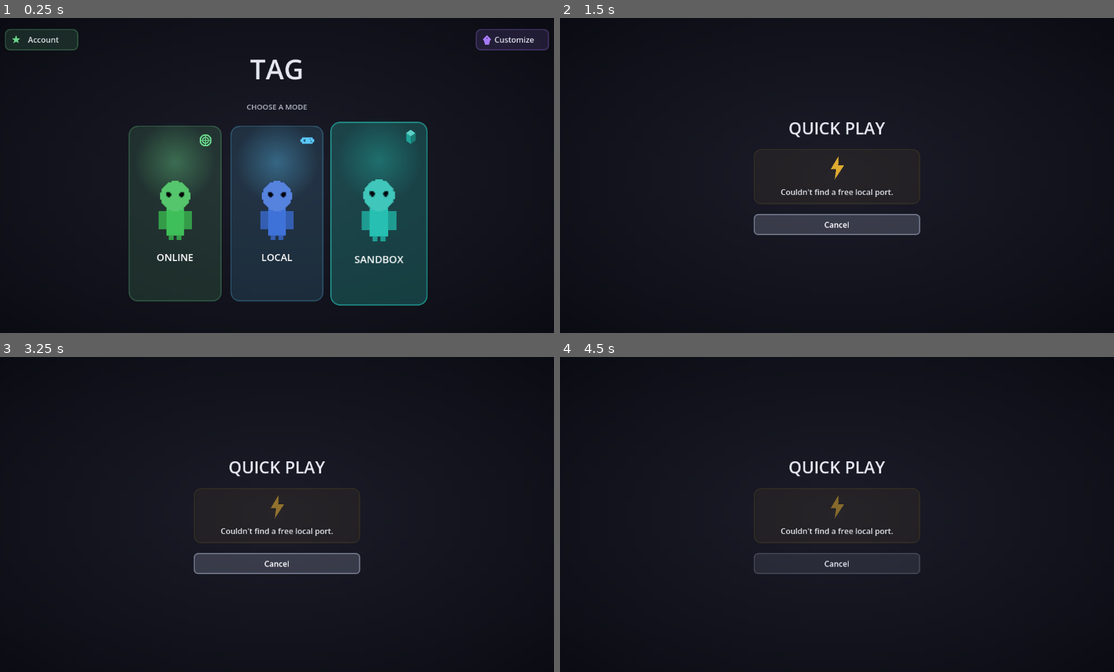
Above: before the commit, frames 1-4 (two rows, left to right).
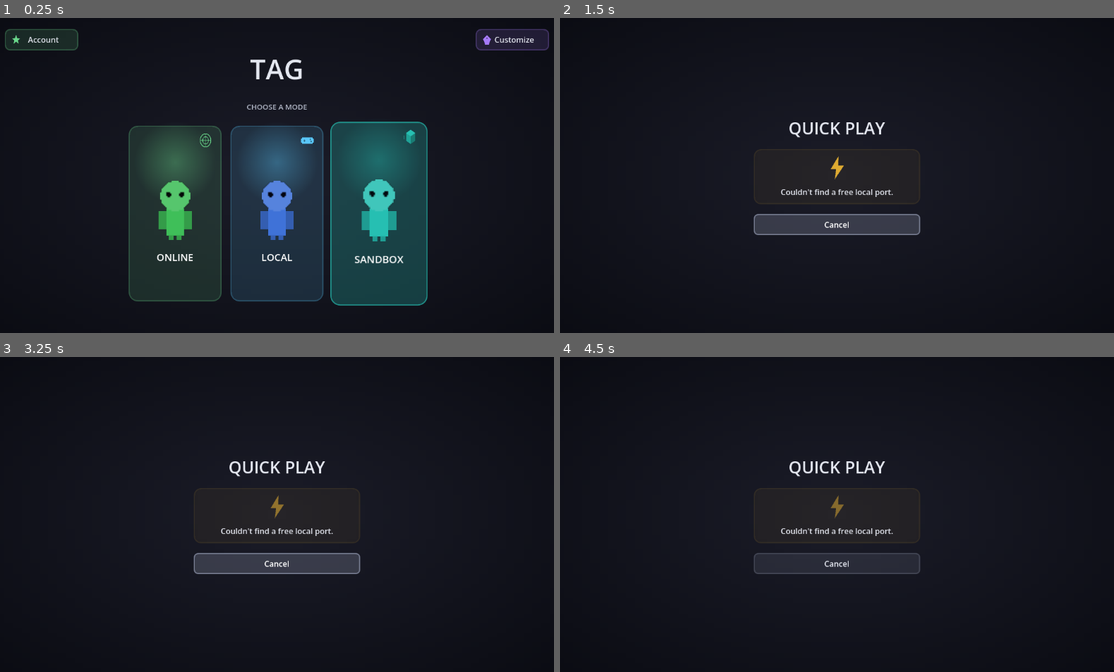
Above: after the commit, the same moments.

Repository: SumDumIdiut/tag
Game: Godot game, scene res://main/bootstrap.tscn
Same seed, same stepped clock (60 frames per second), same inputs: the game is played once before the commit and once after it.
Inputs (mouse positions are in pixels of both pictures, inside the frame that each line leads up to):
- Up to frame 1 (0.25 s): no input
- Up to frame 2 (1.5 s): click (737, 213) at 0.52 s; click "Quick Play" at 1.25 s
- Up to frame 3 (3.25 s): click "Cancel" at 2 s; click "Quick Play" at 2.75 s
- Up to frame 4 (4.5 s): tap Enter at 3.5 s; move the mouse to (958, 498) at 3.52 s; hold D (move_right) 3.53-4.25 s; hold K (climb) 3.53-4.25 s; click (958, 498) at 3.67 s; tap Space (jump) at 3.77, 4.25 s; drag from (726, 530) to (809, 577) at 4.27 s

The runs differ from the first frame. In frame 1, less than 0.1% of the frame differs, in the area x 2-89%, y 5-42%; in frame 2, less than 0.1%; in frame 3, less than 0.1%; in frame 4, less than 0.1%.

Commit message:
Make the main menu's mode icons paintable (Phase 3 of 11)
Mode bar badges (globe/controller/box/bolt/star/tag) were 100%
procedural CanvasItem drawing, no image asset at all. build_icon_atlas.gd
bakes them (rendered via an offscreen SubViewport, since unlike
build_tileset.gd this needs real captured pixels from a _draw()-based
Control) into a paintable atlas in white/grayscale, since each mode bar
re-tints the same icon shape with its own accent color. ModeIcon tries
loading that atlas first and falls back to the original procedural
drawing if it's missing, so this ships safely either way. The Art Tool
gets a 5th "Icons" page, built the same way Tiles/Paint already are.

Found and fixed two real rendering bugs building this: draw_texture_
rect_region() reliably rendered as a solid block instead of the sliced
region for any non-root Control (switched to a child TextureRect +
AtlasTexture instead, cause of the original bug not pinned down), and
that TextureRect's own native-texture-size minimum-size contribution
was inflating badges well past their intended small size (fixed via
expand_mode = EXPAND_IGNORE_SIZE).

Diff:
--- a/game/tools/art_tool.gd
+++ b/game/tools/art_tool.gd
@@ -1,25 +1,32 @@
 extends Control
 
 # Standalone paint tool, exported as its own executable (TagArtTool.exe, see
-# export_presets.cfg's "Art Tool" preset). Four pages, switched at the top
+# export_presets.cfg's "Art Tool" preset). Five pages, switched at the top
 # like a dedicated app rather than one cramped screen: PAINT (create/edit
 # any number of independent custom skins and hats -- no pre-made defaults,
 # every one starts as a blank canvas), PREVIEW (a single large render of
 # any skin/hat combination, picked from real dropdowns), LEVEL (paint a
-# tile-based map and publish it live -- see game/levels/level_data.gd), and
-# TILES (paint the actual texture of the game's 3 built-in tile types --
-# boundary/pillar/platform -- which the Level page's TileCanvas currently
-# only ever renders as flat placeholder colors; see _build_tiles_page).
+# tile-based map and publish it live -- see game/levels/level_data.gd),
+# TILES (paint the actual texture of the game's built-in tile types --
+# boundary/pillar/platform, each with 3 art variants -- which the Level
+# page's TileCanvas currently only ever renders as flat placeholder colors;
+# see _build_tiles_page), and ICONS (paint the main menu's mode-bar badge
+# icons -- originally 100% procedural CanvasItem drawing with no image
+# asset at all; see _build_icons_page and ui/mode_icon.gd's atlas-with-
+# procedural-fallback loading).
 #
 # Custom skins/hats are unrelated to the game's built-in 8 colors -- they're
 # painted in real color directly, the same way the game's own in-shop
-# drawing tool works, not tinted from a shared template.
+# drawing tool works, not tinted from a shared template. Icons are the one
+# exception: they're baked/painted in white/grayscale and re-tinted per
+# usage at runtime (each mode bar has its own accent color), so painting
+# them in a specific hue would look wrong once multiplied by that tint.
 #
-# PAINT and TILES both drive their canvas through the same shared toolbar
-# builder (_build_shared_toolbar) and the same _current_canvas/_apply_tool_
-# state() mechanism the rest of this file already used for the Paint page,
-# so every tool (shapes, selection, mirror, transforms, palette, ...) works
-# identically in both places without duplicated logic.
+# PAINT, TILES, and ICONS all drive their canvas through the same shared
+# toolbar builder (_build_shared_toolbar) and the same _current_canvas/
+# _apply_tool_state() mechanism the rest of this file already used for the
+# Paint page, so every tool (shapes, selection, mirror, transforms,
+# palette, ...) works identically in all three without duplicated logic.
 
 const UIStyle := preload("res://ui/ui_style.gd")
 const CharacterPreviewScene := preload("res://ui/character_preview.gd")
@@ -69,6 +76,23 @@
      image -- the tile size and tile order must stay exactly as they are
      here, or the regions will point at the wrong pixels).
   3. Commit both changed files.
+"""
+
+const ICON_INSTRUCTIONS_TEXT := """tag_icons.png is a horizontal strip, one 64x64 icon per slot, 6 slots in
+this exact order: Globe, Controller, Box, Bolt, Star, Tag -- the same
+layout tools/build_icon_atlas.gd generates and game/ui/mode_icon.gd reads
+from.
+
+These icons are re-tinted per usage at runtime (each mode bar applies its
+own accent color), so they should stay white/grayscale -- a specific hue
+here will look wrong once multiplied by a bar's own color.
+
+To make this the game's real menu icon set:
+
+  1. Copy this file to game/assets/icons/tag_icons.png, overwriting the
+     existing one.
+  2. Commit the changed file -- no rebuild step needed beyond that,
+     mode_icon.gd loads it directly at runtime.
 """
 
 @onready var paint_tab_button: Button = $VBox/PageTabRow/PaintTabButton
@@ -181,6 +205,24 @@
 var _level_selected_type := 0
 var _level_selected_variant := 2
 
+# ─── Icons page (paint the main menu's procedural mode-bar badge icons) ─────
+const ICON_TEXTURE_SIZE := 64 # must match tools/build_icon_atlas.gd's ICON_SIZE
+const ICON_ATLAS_PATH := "res://assets/icons/tag_icons.png"
+# Same order build_icon_atlas.gd bakes in and ui/mode_icon.gd's
+# ATLAS_ICON_ORDER reads by index.
+const ICON_TYPE_NAMES := ["Globe", "Controller", "Box", "Bolt", "Star", "Tag"]
+const ICON_TEXTURE_ZOOM := 6 # already 64x64 -- a much smaller per-pixel zoom
+# than tiles/skins need to stay comfortably on-screen.
+
+var icons_tab_button: Button
+var icons_page: HBoxContainer
+var icons_toolbar: Container
+var icons_canvas_holder: CenterContainer
+var icons_color_picker: ColorPicker
+var _icon_images: Array[Image] = [] # index-matched to ICON_TYPE_NAMES
+var _current_icon_index := -1
+var _icon_select_buttons: Array[Button] = []
+
 func _ready() -> void:
 	get_window().size = Vector2i(1300, 860)
 	get_window().title = "Tag Art Tool"
@@ -190,6 +232,7 @@
 	_build_shared_toolbar(toolbar)
 	_build_level_page()
 	_build_tiles_page()
+	_build_icons_page()
 	_active_color_picker = color_picker
 	color_picker.color_changed.connect(_on_color_picked_from_wheel)
 	export_button.pressed.connect(_on_export_pressed)
@@ -224,20 +267,29 @@
 	tiles_tab_button.text = "Tiles"
 	tab_row.add_child(tiles_tab_button)
 
+	icons_tab_button = Button.new()
+	icons_tab_button.custom_minimum_size = Vector2(140, 38)
+	icons_tab_button.toggle_mode = true
+	icons_tab_button.text = "Icons"
+	tab_row.add_child(icons_tab_button)
+
 	var tab_group := ButtonGroup.new()
 	paint_tab_button.button_group = tab_group
 	preview_tab_button.button_group = tab_group
 	level_tab_button.button_group = tab_group
 	tiles_tab_button.button_group = tab_group
+	icons_tab_button.button_group = tab_group
 	UIStyle.style_button(paint_tab_button, UIStyle.COLOR_SHOP, 10)
 	UIStyle.style_button(preview_tab_button, UIStyle.COLOR_ONLINE, 10)
 	UIStyle.style_button(level_tab_button, UIStyle.COLOR_SANDBOX, 10)
 	UIStyle.style_button(tiles_tab_button, UIStyle.COLOR_RANKED, 10)
+	UIStyle.style_button(icons_tab_button, UIStyle.COLOR_LOCAL, 10)
 	paint_tab_button.pressed.connect(func():
 		paint_page.visible = true
 		preview_page.visible = false
 		level_page.visible = false
 		tiles_page.visible = false
+		icons_page.visible = false
 		export_button.visible = true
 		_active_color_picker = color_picker
 		_apply_tool_state()
@@ -247,6 +299,7 @@
 		preview_page.visible = true
 		level_page.visible = false
 		tiles_page.visible = false
+		icons_page.visible = false
 		export_button.visible = true
 		_refresh_preview_selectors()
 		_refresh_big_preview()
@@ -256,6 +309,7 @@
 		preview_page.visible = false
 		level_page.visible = true
 		tiles_page.visible = false
+		icons_page.visible = false
 		export_button.visible = false
 	)
 	tiles_tab_button.pressed.connect(func():
@@ -263,8 +317,19 @@
 		preview_page.visible = false
 		level_page.visible = false
 		tiles_page.visible = true
+		icons_page.visible = false
 		export_button.visible = true
 		_active_color_picker = tiles_color_picker
+		_apply_tool_state()
+	)
+	icons_tab_button.pressed.connect(func():
+		paint_page.visible = false
+		preview_page.visible = false
+		level_page.visible = false
+		tiles_page.visible = false
+		icons_page.visible = true
+		export_button.visible = true
+		_active_color_picker = icons_color_picker
 		_apply_tool_state()
 	)
 
@@ -992,6 +1057,126 @@
 	_current_canvas = canvas
 	_apply_tool_state()
 
+## Builds the Icons page entirely in code, mirroring _build_tiles_page()
+## exactly: a left-hand list of the 6 procedural mode-bar icon types, a
+## canvas panel driven by the same _build_shared_toolbar/_current_canvas
+## machinery, and its own ColorPicker. Unlike Tiles/skins, icons are baked
+## and painted in white/grayscale (see the file header comment) since
+## they're re-tinted per usage at runtime -- the right-panel help text below
+## says so directly, since painting a specific hue here would silently look
+## wrong in-game rather than erroring anywhere obvious.
+func _build_icons_page() -> void:
+	var vbox: VBoxContainer = paint_page.get_parent()
+	icons_page = HBoxContainer.new()
+	icons_page.size_flags_vertical = Control.SIZE_EXPAND_FILL
+	icons_page.add_theme_constant_override("separation", 12)
+	icons_page.visible = false
+	vbox.add_child(icons_page)
+	vbox.move_child(icons_page, tiles_page.get_index() + 1)
+
+	var select_panel := PanelContainer.new()
+	select_panel.custom_minimum_size = Vector2(180, 0)
+	select_panel.add_theme_stylebox_override("panel", UIStyle.panel_box())
+	icons_page.add_child(select_panel)
+	var select_box := VBoxContainer.new()
+	select_box.add_theme_constant_override("separation", 6)
+	select_panel.add_child(select_box)
+	select_box.add_child(_section_label("MENU ICONS"))
+
+	var icon_group := ButtonGroup.new()
+	_icon_select_buttons.clear()
+	for i in ICON_TYPE_NAMES.size():
+		var btn := Button.new()
+		btn.text = ICON_TYPE_NAMES[i]
+		btn.toggle_mode = true
+		btn.button_group = icon_group
+		btn.custom_minimum_size = Vector2(0, 40)
+		UIStyle.style_button(btn, UIStyle.COLOR_LOCAL, 10)
+		btn.pressed.connect(_show_icon.bind(i))
+		select_box.add_child(btn)
+		_icon_select_buttons.append(btn)
+
+	var canvas_panel := PanelContainer.new()
+	canvas_panel.size_flags_horizontal = Control.SIZE_EXPAND_FILL
+	canvas_panel.size_flags_vertical = Control.SIZE_EXPAND_FILL
+	canvas_panel.add_theme_stylebox_override("panel", UIStyle.panel_box())
+	icons_page.add_child(canvas_panel)
+	var canvas_box := VBoxContainer.new()
+	canvas_panel.add_child(canvas_box)
+
+	icons_toolbar = HBoxContainer.new()
+	canvas_box.add_child(icons_toolbar)
+	_build_shared_toolbar(icons_toolbar)
+
+	var scroll := ScrollContainer.new()
+	scroll.size_flags_vertical = Control.SIZE_EXPAND_FILL
+	canvas_box.add_child(scroll)
+	icons_canvas_holder = CenterContainer.new()
+	icons_canvas_holder.size_flags_horizontal = Control.SIZE_EXPAND_FILL
+	icons_canvas_holder.size_flags_vertical = Control.SIZE_EXPAND_FILL
+	scroll.add_child(icons_canvas_holder)
+
+	var right_panel := PanelContainer.new()
+	right_panel.custom_minimum_size = Vector2(220, 0)
+	right_panel.add_theme_stylebox_override("panel", UIStyle.panel_box())
+	icons_page.add_child(right_panel)
+	var right_box := VBoxContainer.new()
+	right_box.add_theme_constant_override("separation", 8)
+	right_panel.add_child(right_box)
+	right_box.add_child(_section_label("COLOR"))
+	icons_color_picker = ColorPicker.new()
+	right_box.add_child(icons_color_picker)
+	icons_color_picker.color_changed.connect(func(color: Color):
+		if _current_canvas:
+			_current_canvas.paint_color = color
+	)
+	var icons_help := Label.new()
+	icons_help.text = "Icons are re-tinted per usage in-game -- each mode bar applies its own accent color on top of whatever's painted here. Stick to white/grayscale (like the built-in defaults) so that re-tinting still reads correctly; a specific hue here will look wrong once multiplied by a bar's own color."
+	icons_help.autowrap_mode = TextServer.AUTOWRAP_WORD
+	icons_help.add_theme_font_size_override("font_size", 12)
+	icons_help.add_theme_color_override("font_color", Color(0.7, 0.72, 0.78))
+	right_box.add_child(icons_help)
+
+	_load_icon_images()
+	_show_icon(0)
+	_icon_select_buttons[0].button_pressed = true
+
+## Loads the atlas already baked into the build (tools/build_icon_atlas.gd)
+## and slices it into one Image per icon type, so the Icons page always
+## opens with the real built-in icon shapes instead of a blank transparent
+## square. Falls back to a blank (fully transparent) square per slot if the
+## atlas can't be loaded -- unlike tiles, there's no meaningful flat-color
+## placeholder for an icon shape, so blank is the honest fallback here.
+func _load_icon_images() -> void:
+	_icon_images.clear()
+	var atlas: Image = null
+	var atlas_tex: Texture2D = load(ICON_ATLAS_PATH)
+	if atlas_tex:
+		atlas = atlas_tex.get_image()
+	for i in ICON_TYPE_NAMES.size():
+		var icon_img: Image
+		if atlas and not atlas.is_empty() and (i + 1) * ICON_TEXTURE_SIZE <= atlas.get_width():
+			icon_img = atlas.get_region(Rect2i(i * ICON_TEXTURE_SIZE, 0, ICON_TEXTURE_SIZE, ICON_TEXTURE_SIZE))
+			icon_img.convert(Image.FORMAT_RGBA8)
+		else:
+			icon_img = Image.create(ICON_TEXTURE_SIZE, ICON_TEXTURE_SIZE, false, Image.FORMAT_RGBA8)
+			icon_img.fill(Color(0, 0, 0, 0))
+		_icon_images.append(icon_img)
+
+func _show_icon(index: int) -> void:
+	_current_icon_index = index
+	for i in _icon_select_buttons.size():
+		_icon_select_buttons[i].button_pressed = (i == index)
+	for child in icons_canvas_holder.get_children():
+		icons_canvas_holder.remove_child(child)
+		child.queue_free()
+	var canvas = PixelCanvasScene.new(_icon_images[index], ICON_TEXTURE_ZOOM)
+	icons_canvas_holder.add_child(canvas)
+	canvas.painted.connect(_on_painted)
+	canvas.color_picked.connect(_on_eyedropper_picked)
+	_current_canvas = canvas
+	_apply_tool_state()
+
 func _on_color_picked_from_wheel(color: Color) -> void:
 	if _current_canvas:
 		_current_canvas.paint_color = color
@@ -1115,6 +1300,18 @@
 		if f3:
 			f3.store_string(TILE_INSTRUCTIONS_TEXT)
 		status_parts.append(tiles_out_dir)
+
+	if not _icon_images.is_empty():
+		var icons_out_dir := base_dir.path_join("edited_icons")
+		DirAccess.make_dir_recursive_absolute(icons_out_dir)
+		var atlas := Image.create(ICON_TEXTURE_SIZE * _icon_images.size(), ICON_TEXTURE_SIZE, false, Image.FORMAT_RGBA8)
+		for i in _icon_images.size():
+			atlas.blit_rect(_icon_images[i], Rect2i(Vector2i.ZERO, Vector2i(ICON_TEXTURE_SIZE, ICON_TEXTURE_SIZE)), Vector2i(i * ICON_TEXTURE_SIZE, 0))
+		atlas.save_png(icons_out_dir.path_join("tag_icons.png"))
+		var f4 := FileAccess.open(icons_out_dir.path_join("HOW_TO_SUBMIT.txt"), FileAccess.WRITE)
+		if f4:
+			f4.store_string(ICON_INSTRUCTIONS_TEXT)
+		status_parts.append(icons_out_dir)
 
 	if status_parts.is_empty():
 		status_label.text = "Nothing to export yet -- create a skin or hat first."
--- /dev/null
+++ b/game/tools/build_icon_atlas.gd
@@ -0,0 +1,74 @@
+extends Node
+
+# One-off tool: bakes the 6 procedural ModeIcon shapes (ui/mode_icon.gd) into
+# a paintable atlas image, the same "generate a placeholder, let the artist
+# paint over it" pattern build_tileset.gd already established for tiles. Run
+# via:
+#   godot --path . res://tools/build_icon_atlas.tscn
+# Unlike build_tileset.gd (pure Image pixel-buffer manipulation, no
+# rendering involved), this one needs an actual rendered frame of a
+# _draw()-based Control -- run windowed, NOT --headless, since headless mode
+# has no real rendering backend to capture from.
+#
+# Baked in solid white on transparent, not each usage's real accent color --
+# ModeIcon re-tints the loaded texture per call site via draw_texture_rect's
+# modulate argument, exactly preserving today's "same icon shape, different
+# color per mode bar" behavior once the atlas exists (see mode_icon.gd).
+# Re-running regenerates the atlas from scratch; safe/idempotent.
+
+const ModeIconScene := preload("res://ui/mode_icon.gd")
+const ICON_SIZE := 64
+# Order matters -- this is the atlas-index contract mode_icon.gd reads by
+# position, mirroring build_tileset.gd's TILES-array-order contract.
+const ICON_TYPES := ["globe", "controller", "box", "bolt", "star", "tag"]
+const OUT_ATLAS := "res://assets/icons/tag_icons.png"
+
+func _ready() -> void:
+	DirAccess.make_dir_recursive_absolute(ProjectSettings.globalize_path("res://assets/icons"))
+
+	var atlas := Image.create(ICON_SIZE * ICON_TYPES.size(), ICON_SIZE, false, Image.FORMAT_RGBA8)
+	for i in ICON_TYPES.size():
+		var img := await _render_icon(ICON_TYPES[i])
+		atlas.blit_rect(img, Rect2i(Vector2i.ZERO, Vector2i(ICON_SIZE, ICON_SIZE)), Vector2i(i * ICON_SIZE, 0))
+
+	atlas.save_png(OUT_ATLAS)
+	print("wrote atlas: ", OUT_ATLAS)
+	print("BUILD_ICON_ATLAS_DONE")
+	get_tree().quit()
+
+## Renders one ModeIcon (in white, so the atlas stays a neutral, re-tintable
+## template) into an offscreen SubViewport and captures the result as a
+## plain Image -- the only way to get real pixels out of a _draw()-based
+## Control, since its icon shapes only exist as immediate-mode draw calls,
+## never as data Image.create()/fill_rect() could produce directly.
+func _render_icon(icon_type: String) -> Image:
+	var viewport := SubViewport.new()
+	viewport.size = Vector2i(ICON_SIZE, ICON_SIZE)
+	viewport.transparent_bg = true
+	viewport.render_target_update_mode = SubViewport.UPDATE_ALWAYS
+	add_child(viewport)
+	# Let the viewport itself settle into the tree (own World2D, own render
+	# target allocated) before anything is drawn into it -- adding a child
+	# that immediately queues a _draw() the same frame the viewport itself
+	# was only just added is what produced the truncated/near-empty icons
+	# seen on the first attempt (only "box", the icon with by far the
+	# largest fill area, survived that race well enough to be recognizable).
+	await get_tree().process_frame
+
+	var icon := ModeIconScene.new()
+	icon.icon_type = icon_type
+	icon.icon_color = Color.WHITE
+	viewport.add_child(icon)
+	icon.custom_minimum_size = Vector2(ICON_SIZE, ICON_SIZE)
+	icon.size = Vector2(ICON_SIZE, ICON_SIZE)
+	icon.queue_redraw()
+
+	# Several real frames of headroom -- one coroutine driving 6 sequential
+	# viewport renders back-to-back is worth being generous here rather than
+	# chasing the exact minimum, since this only ever runs as a one-off
+	# authoring tool, never at actual game runtime.
+	for i in 8:
+		await get_tree().process_frame
+	var img := viewport.get_texture().get_image()
+	viewport.queue_free()
+	return img
--- /dev/null
+++ b/game/tools/build_icon_atlas.tscn
@@ -0,0 +1,6 @@
+[gd_scene load_steps=2 format=3]
+
+[ext_resource type="Script" path="res://tools/build_icon_atlas.gd" id="1"]
+
+[node name="BuildIconAtlas" type="Node"]
+script = ExtResource("1")
--- a/game/ui/mode_icon.gd
+++ b/game/ui/mode_icon.gd
@@ -1,17 +1,98 @@
 extends Control
 class_name ModeIcon
 
-# Small procedural vector icons for the main menu's mode bars -- no image
-# assets in the project for this, so each icon is drawn directly with
-# CanvasItem primitives, sized to whatever this control's rect is.
+# Small icons for the main menu's mode bars. Originally 100% procedural
+# (drawn every _draw() call via CanvasItem primitives, no image assets in
+# the project for this at all); now tries a paintable atlas first
+# (game/assets/icons/tag_icons.png, baked by tools/build_icon_atlas.gd,
+# editable via the Art Tool's Icons page) and falls back to the original
+# procedural drawing if the atlas or this specific icon_type is missing --
+# same "never hard-fail on missing custom content" rule the rest of the
+# project already follows (DESIGN_SPEC.md), so this is safe to ship even
+# before anyone paints anything, and stays safe if the atlas is ever
+# deleted/corrupted.
+#
+# The atlas path renders via a child TextureRect + AtlasTexture rather than
+# a manual draw_texture_rect_region() call in _draw() -- a first attempt
+# using the latter reliably rendered as a solid modulate-colored block
+# instead of the sliced region for any non-root Control (reproduced in
+# isolation, cause not pinned down: identical parameters drawn directly
+# from a scene root's own _draw() worked correctly). TextureRect sidesteps
+# it entirely and is the more idiomatic tool for "display a texture region"
+# anyway -- anchored to fill this control, so it never needs to know this
+# control's final size up front the way the immediate-mode draw call did.
+#
+# The atlas is baked in solid white so one shared image still serves every
+# usage's own icon_color -- the TextureRect's own modulate retints the
+# loaded shape per instance, the same way the procedural version below
+# already varies its drawn color per instance.
 @export var icon_type: String = "bolt"
-@export var icon_color: Color = Color.WHITE
+@export var icon_color: Color = Color.WHITE:
+	set(value):
+		icon_color = value
+		if _atlas_rect:
+			_atlas_rect.modulate = value
+		queue_redraw()
 @export var line_width: float = 3.0
+
+const ATLAS_PATH := "res://assets/icons/tag_icons.png"
+const ATLAS_ICON_SIZE := 64
+# Same order build_icon_atlas.gd bakes in -- index here is the atlas-x slot
+# for that icon_type, mirroring the tile/tileset index-order contract
+# build_tileset.gd/tile_canvas.gd already use.
+const ATLAS_ICON_ORDER := ["globe", "controller", "box", "bolt", "star", "tag"]
+
+var _atlas_rect: TextureRect = null
 
 func _ready() -> void:
 	mouse_filter = Control.MOUSE_FILTER_IGNORE
+	_try_setup_atlas()
+	# Explicit, imperative sizing instead of relying on anchors: this runs in
+	# _ready(), which fires before a freshly-added leaf Control's size has
+	# necessarily settled to its final custom_minimum_size-driven value (the
+	# procedural _draw() path never had this problem since it only ever
+	# reads `size` later, at an actual redraw). resized re-syncs on every
+	# future layout change too, so this stays correct regardless of when the
+	# caller sets custom_minimum_size relative to when this node is added.
+	resized.connect(_sync_atlas_rect_size)
+	_sync_atlas_rect_size()
+
+func _sync_atlas_rect_size() -> void:
+	if _atlas_rect:
+		_atlas_rect.position = Vector2.ZERO
+		_atlas_rect.size = size
+
+## Adds a child TextureRect sliced to this icon_type's atlas region if the
+## atlas file and that icon_type are both available; leaves _atlas_rect null
+## (so _draw()'s procedural fallback runs instead) otherwise.
+func _try_setup_atlas() -> void:
+	var idx := ATLAS_ICON_ORDER.find(icon_type)
+	if idx < 0 or not ResourceLoader.exists(ATLAS_PATH):
+		return
+	var tex: Texture2D = load(ATLAS_PATH)
+	if not tex:
+		return
+	var atlas_tex := AtlasTexture.new()
+	atlas_tex.atlas = tex
+	atlas_tex.region = Rect2(idx * ATLAS_ICON_SIZE, 0, ATLAS_ICON_SIZE, ATLAS_ICON_SIZE)
+
+	_atlas_rect = TextureRect.new()
+	_atlas_rect.texture = atlas_tex
+	_atlas_rect.stretch_mode = TextureRect.STRETCH_SCALE
+	# Without this, TextureRect reports the atlas region's native 64x64 size
+	# as its own minimum size, which then propagates up and inflates this
+	# control's (and its caller's badge_wrap's) computed size well past the
+	# small custom_minimum_size every call site actually sets -- this was
+	# the actual cause of icons rendering oversized/overflowing their
+	# badges, not a sizing-order/timing issue.
+	_atlas_rect.expand_mode = TextureRect.EXPAND_IGNORE_SIZE
+	_atlas_rect.mouse_filter = Control.MOUSE_FILTER_IGNORE
+	_atlas_rect.modulate = icon_color
+	add_child(_atlas_rect)
 
 func _draw() -> void:
+	if _atlas_rect:
+		return
 	var s: Vector2 = size
 	var c: Vector2 = s * 0.5
 	match icon_type:
Binary file added: game/assets/icons/tag_icons.png
Not shown, added: game/tools/build_icon_atlas.gd.uid
